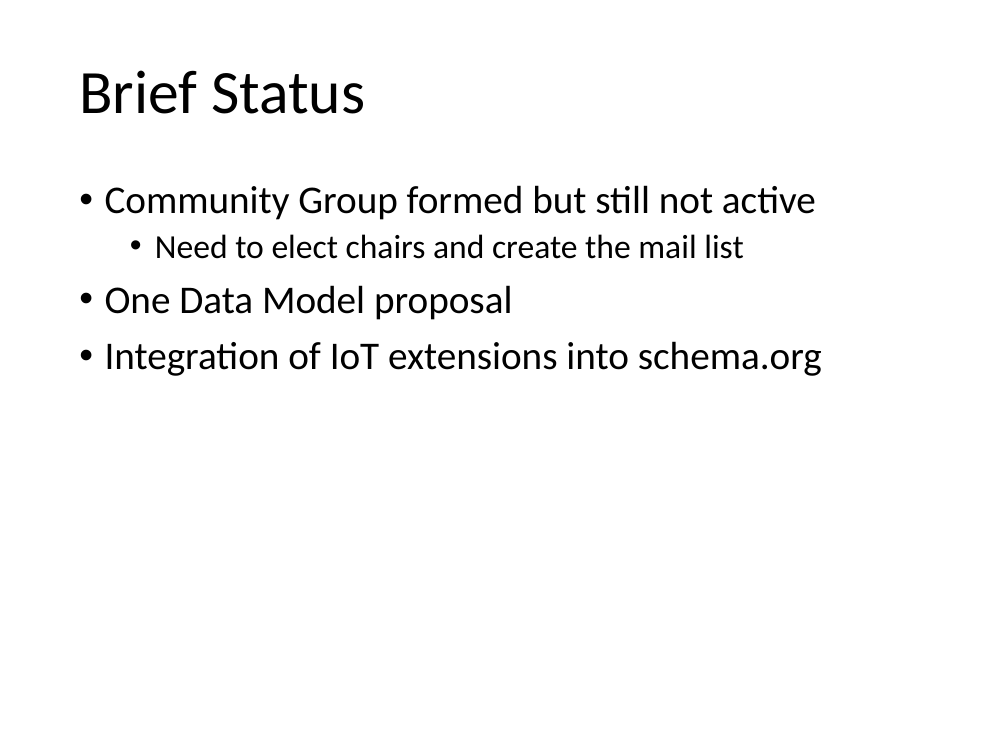
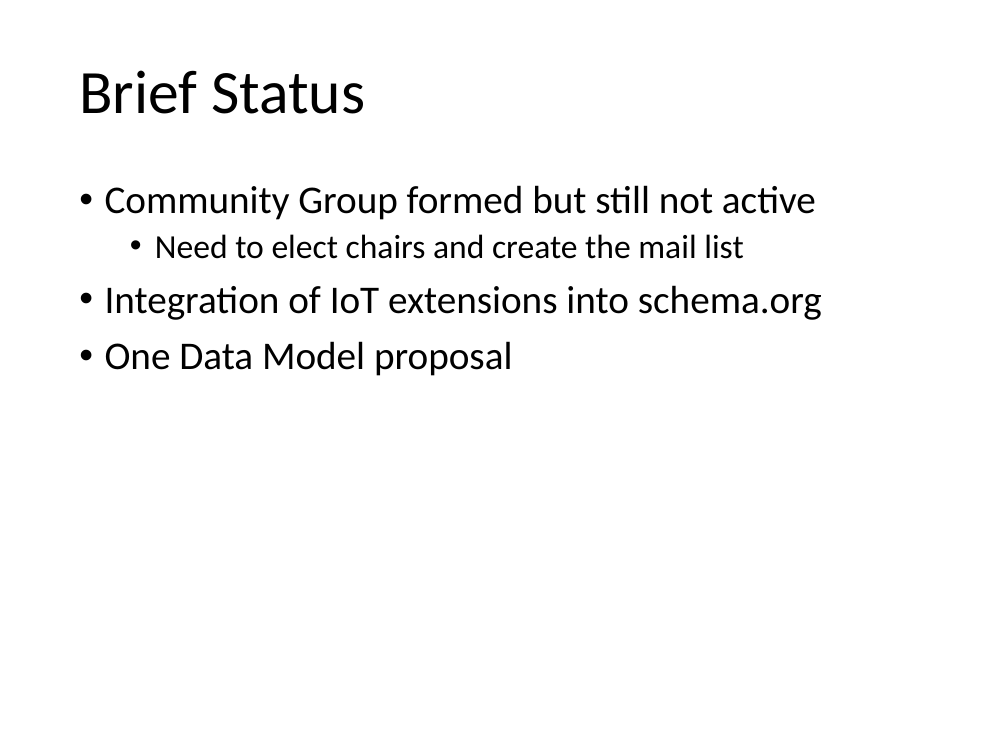
Before and after one commit to t2trg/2019-ietf104, a slide deck: slide 2 of slides/iotschema-update-ietf104.pptx. Drawn at 1008x756 pixels with LibreOffice and Linux fonts; fonts in the diff are those of the drawing. Boxes give left, top, right and bottom in pixels: in the first picture for what was removed or moved away, otherwise in the second. Text is boxed around its words. In the diff, an @@ line names an element or a change of style, - is before the commit and + after.

```diff
--- a/slides/iotschema-update-ietf104.pptx
+++ b/slides/iotschema-update-ietf104.pptx
@@ text at [105, 285, 822, 320]: paragraph added @@
+• Integration of IoT extensions into schema.org
@@ text at [105, 341, 822, 376]: paragraph removed @@
-• Integration of IoT extensions into schema.org
```
